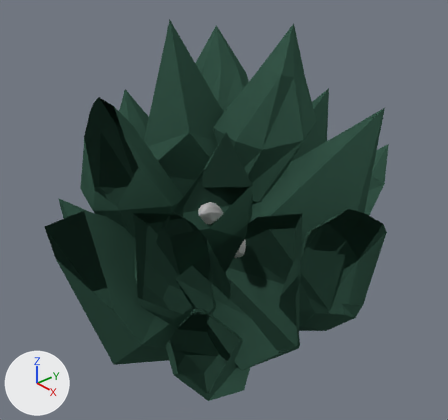
One commit to the Blender file Leaf-sheep/Assets/art/deadAlgae.blend: the scene before it, then after it.
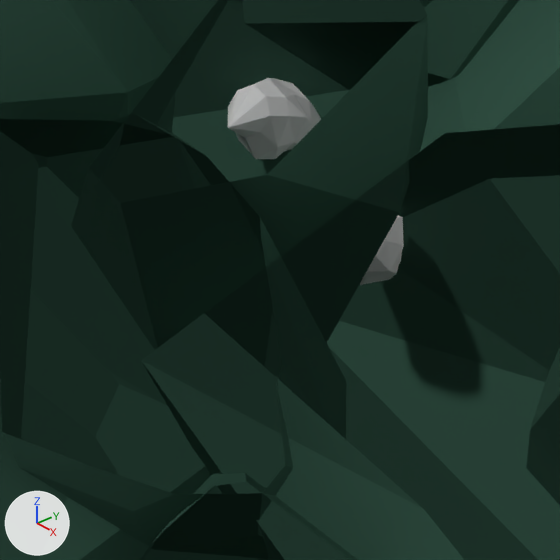
The first picture shows the older version from a camera (50 mm lens) standing at (6.23, -5.26, 4.62) and looking at (0.02, 0.08, 0.4). The close-ups show both versions on the part from 31% to 64% of the width and 43% to 79% of the height of that picture. Every picture has the same lights, and +X, +Y and +Z are marked at lower left. Everything nearer to the camera than a plane just in front of the edit is cut away.

The older version as bpy lines, for what is in view:
```python
me_cube_008 = bpy.data.meshes.new('Cube.008')
me_cube_008.from_pydata(...)  # 252 vertices, 282 faces; spans x -6.21..3.04, y -6.06..2.85, z -5.71..0.95
me_cube_013 = bpy.data.meshes.new('Cube.013')
me_cube_013.from_pydata(...)  # 306 vertices, 304 faces; spans x -3.1..2.58, y -2.29..3.42, z -3.33..2.34
me_cube_013.materials.append(mat_material)  # dark green #375749
ob_cube_004 = bpy.data.objects.new('Cube.004', me_cube_008)
ob_cube_004.location = (-0.257, -0.441, 0.415)
ob_cube_004.rotation_euler = (-0.563, 0.171, 3.4)  # degrees (-32, 10, 195)
ob_cube_004.scale = (0.158, 0.158, 0.158)
ob_cube_009 = bpy.data.objects.new('Cube.009', me_cube_013)
ob_cube_009.location = (0.0, 0.0, 0.0)
ob_cube_009.rotation_euler = (-3.737, 0.442, 1.528)  # degrees (-214, 25, 88)
```
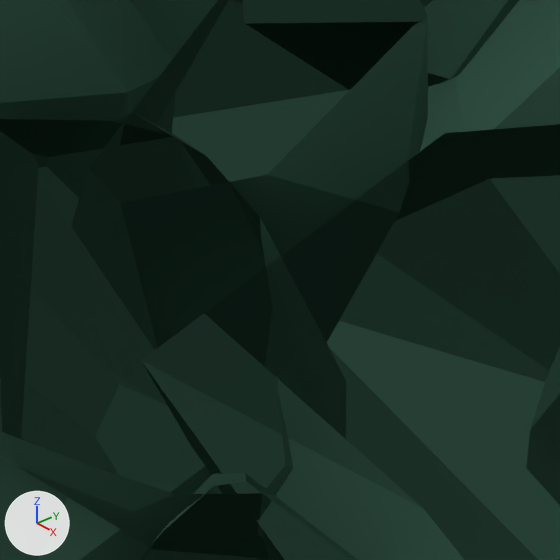
The newer file is also rescaled (x0.172), turned or shifted as a whole; pictures and numbers use the older file's frame.

The edits, one by one:
Object 'Cube.004' (ob_cube_004) is deleted.

Pixel boxes (x1, y1, x2, y2) of what changed, in the close-ups (560 x 560 px):
'Cube.004', deleted
    before: (228, 78, 404, 285)
